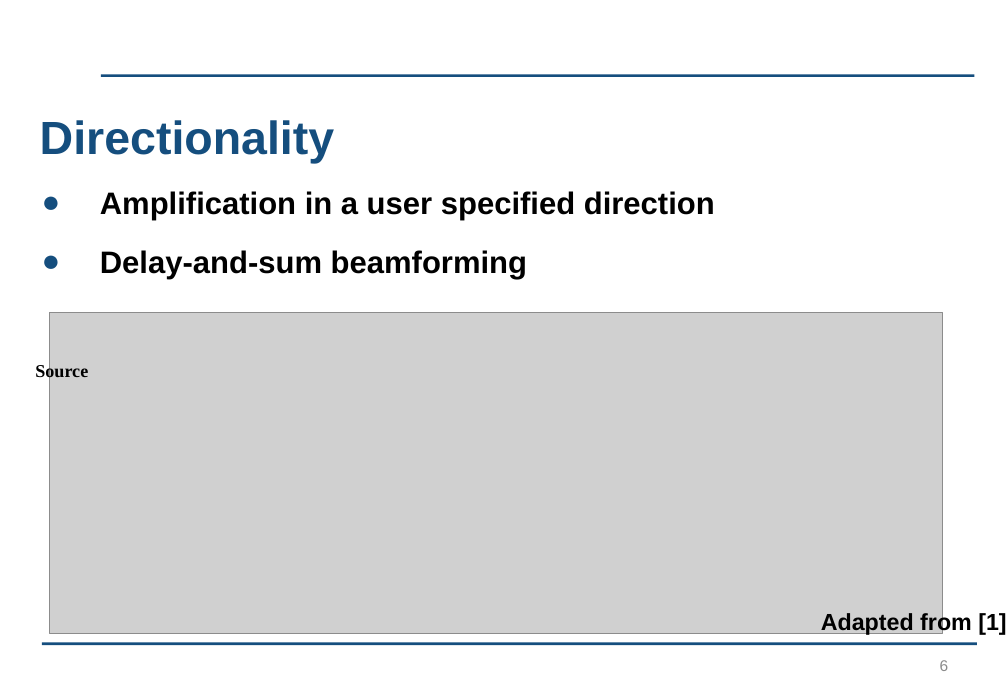
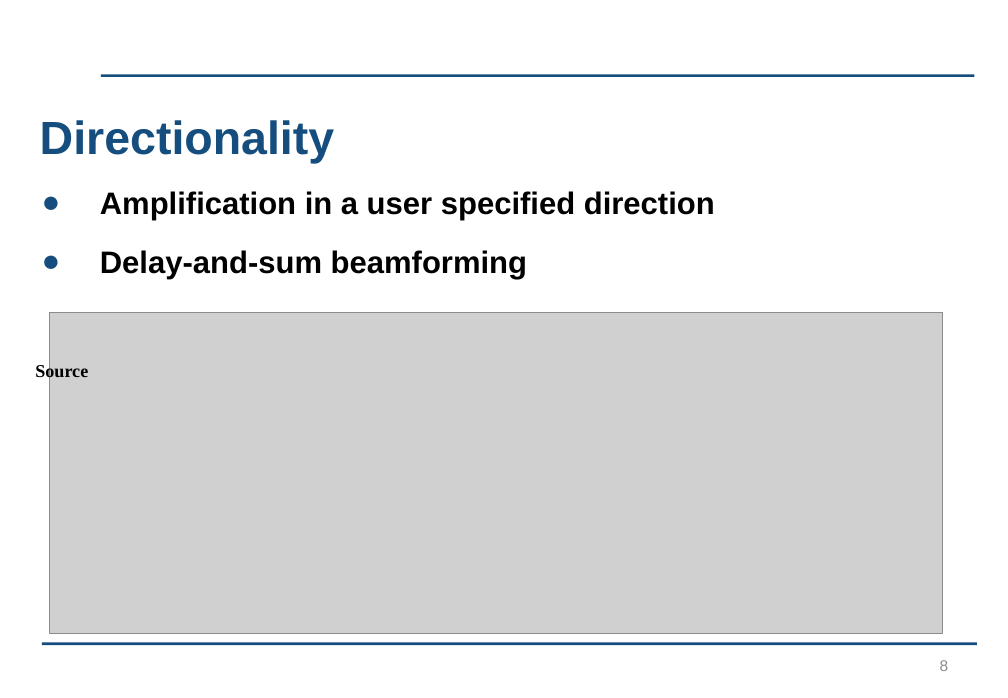
Before and after one commit to kayjayB/I_cant_hear_you, a slide deck: slide 8 of Presentation/Lab Project Presentation.pptx (slide 6 before the commit). Drawn at 1008x698 pixels with LibreOffice and Linux fonts; fonts in the diff are those of the drawing; grey boxes stand for pictures; background and template pictures are left out. Boxes give left, top, right and bottom in pixels: in the first picture for what was removed or moved away, otherwise in the second. Text is boxed around its words. In the diff, an @@ line names an element or a change of style, - is before the commit and + after.

```diff
--- a/Presentation/Lab Project Presentation.pptx
+++ b/Presentation/Lab Project Presentation.pptx
@@ text removed at <box>821,612,1006,636</box> @@
-Adapted from [1]
```
Also in this commit, not shown: 1 other slide changed, 2 slides added.
